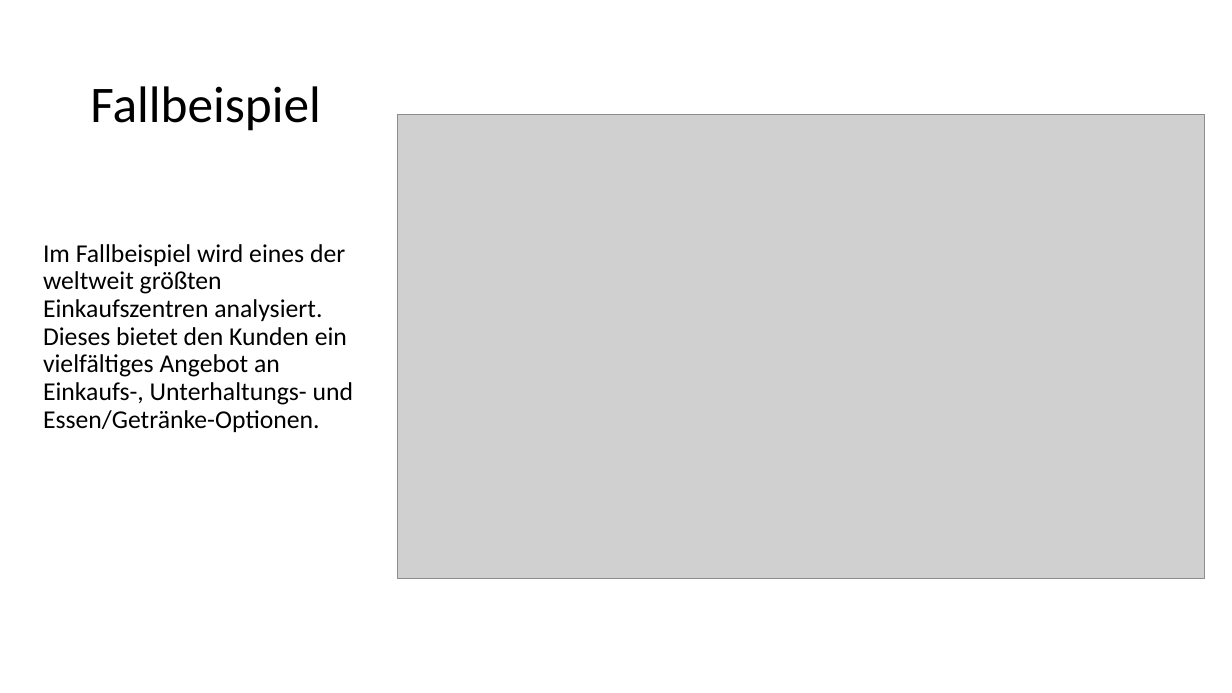
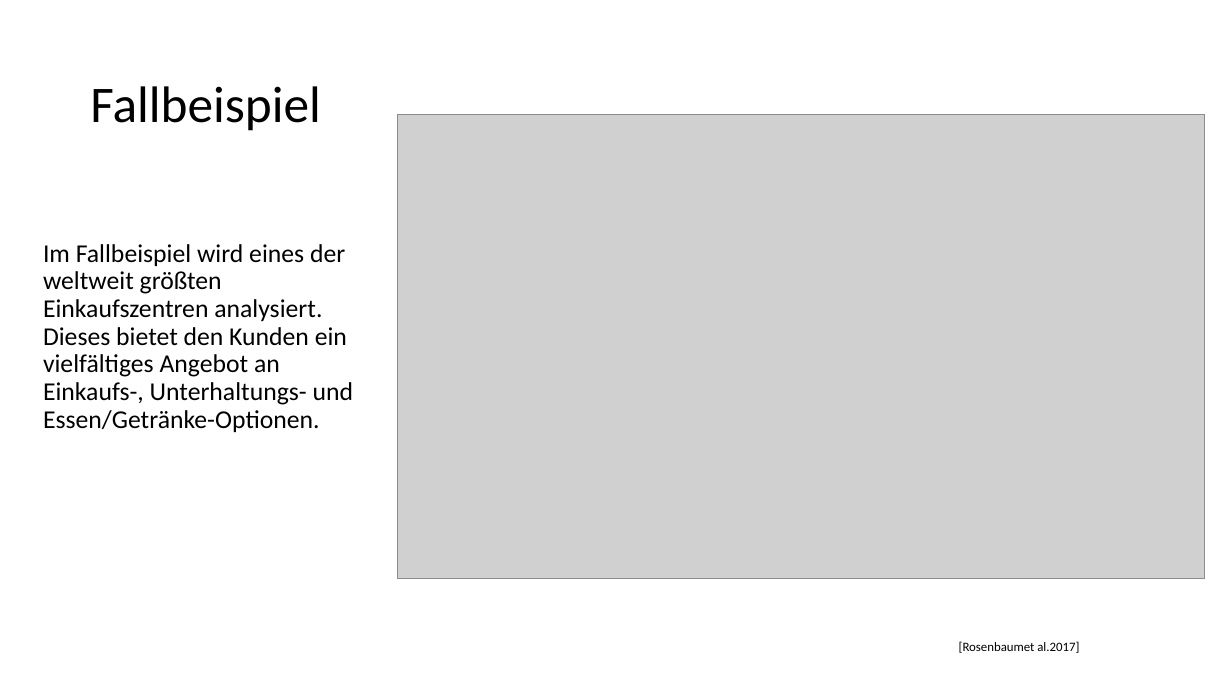
Before and after one commit to TimBoeckel/HCI-Sem-JourneyMaps, a slide deck: slide 11 of Praesentation/Präsentation_Final_Final.pptx. Drawn at 1232x693 pixels with LibreOffice and Linux fonts; fonts in the diff are those of the drawing; grey boxes stand for pictures. Boxes give left, top, right and bottom in pixels: in the first picture for what was removed or moved away, otherwise in the second. Text is boxed around its words. In the diff, an @@ line names an element or a change of style, - is before the commit and + after.

```diff
--- a/Praesentation/Präsentation_Final_Final.pptx
+++ b/Praesentation/Präsentation_Final_Final.pptx
@@ text added at [959, 641, 1079, 653], 10 pt, text #000000 @@
+[Rosenbaumet al.2017]
```
Also in this commit, not shown: 7 other slides changed, 1 other file.
